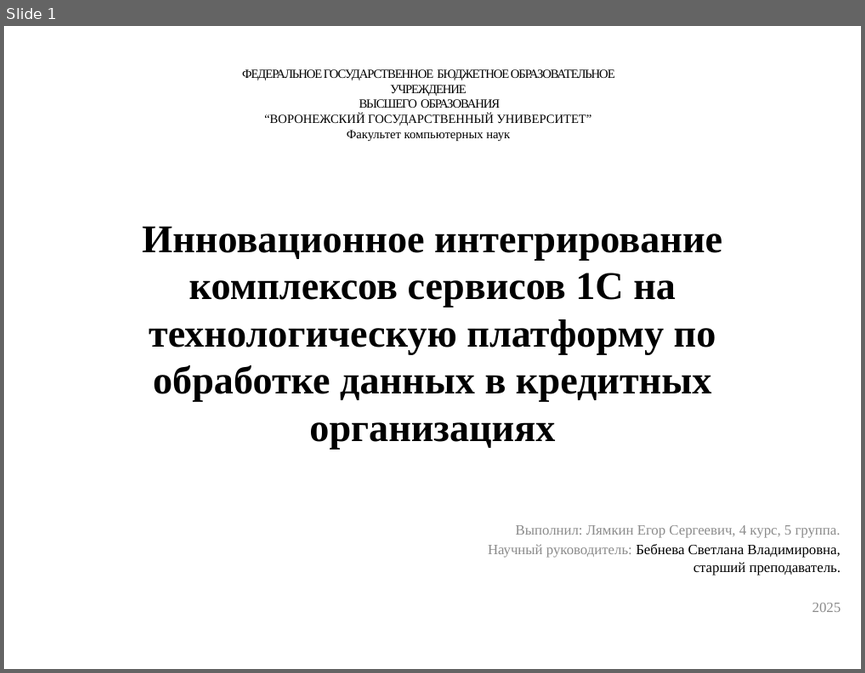
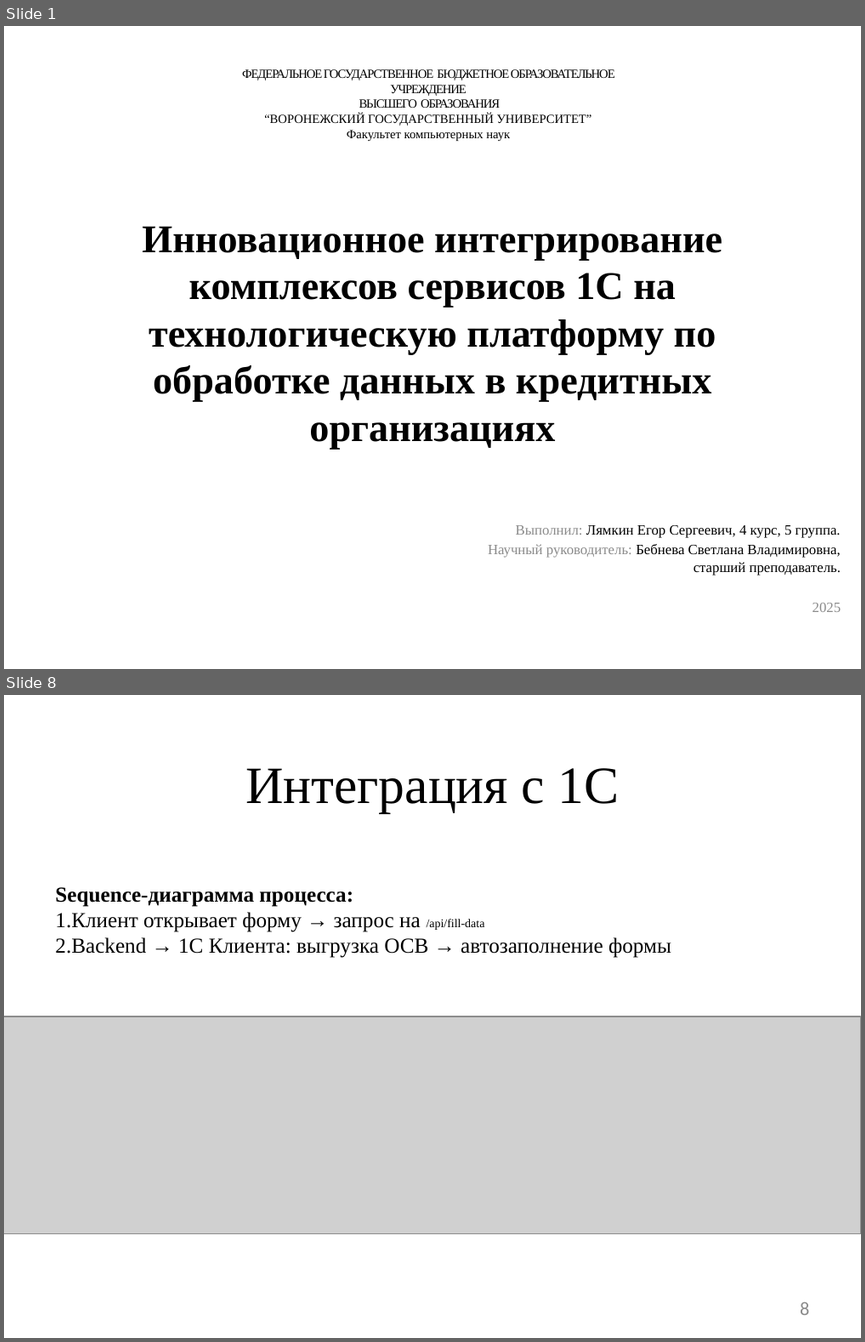
Before and after one commit to 4Bul04kka/diploma, a slide deck: дипломная работа/Лямкин презентация.pptx. Shown one above the other, each under a label of ours: slide 1 before the commit, slides 1 and 8 after it; the slides between them are not shown. The pictures are 865x673 and 865x1342 pixels, drawn with LibreOffice and Linux fonts; fonts in the diff are those of the drawing; grey boxes stand for pictures. Boxes give left, top, right and bottom in pixels: in the first picture for what was removed or moved away, otherwise in the second. Text is boxed around its words. In the diff, an @@ line names an element or a change of style, - is before the commit and + after.

```diff
--- a/дипломная работа/Лямкин презентация.pptx
+++ b/дипломная работа/Лямкин презентация.pptx
@@ slide 8 added at (x1=4, y1=695, x2=861, y2=1338), background #FFFFFF @@
@@ title added at (x1=245, y1=768, x2=619, y2=813), 44 pt, text #000000 @@
+Интеграция с 1С
@@ text added at (x1=55, y1=887, x2=671, y2=958), 18 pt, text #000000 @@
+Sequence-диаграмма процесса:
+1. Клиент открывает форму → запрос на /api/fill-data
+2. Backend → 1С Клиента: выгрузка ОСВ → автозаполнение формы
@@ picture added at (x1=4, y1=1016, x2=861, y2=1234) @@
@@ page number added at (x1=800, y1=1302, x2=809, y2=1315), 16 pt, text #8C8C8C @@
+8
@@ slide 1 changed as well @@
@@ subtitle at (x1=516, y1=525, x2=840, y2=538): text colour #8C8C8C to #000000 in "Лямкин Егор Сергеевич, 4 курс, 5 группа." @@
```
Also in this commit, not shown: 7 other slides added, 7 slides removed, 19 other files.
